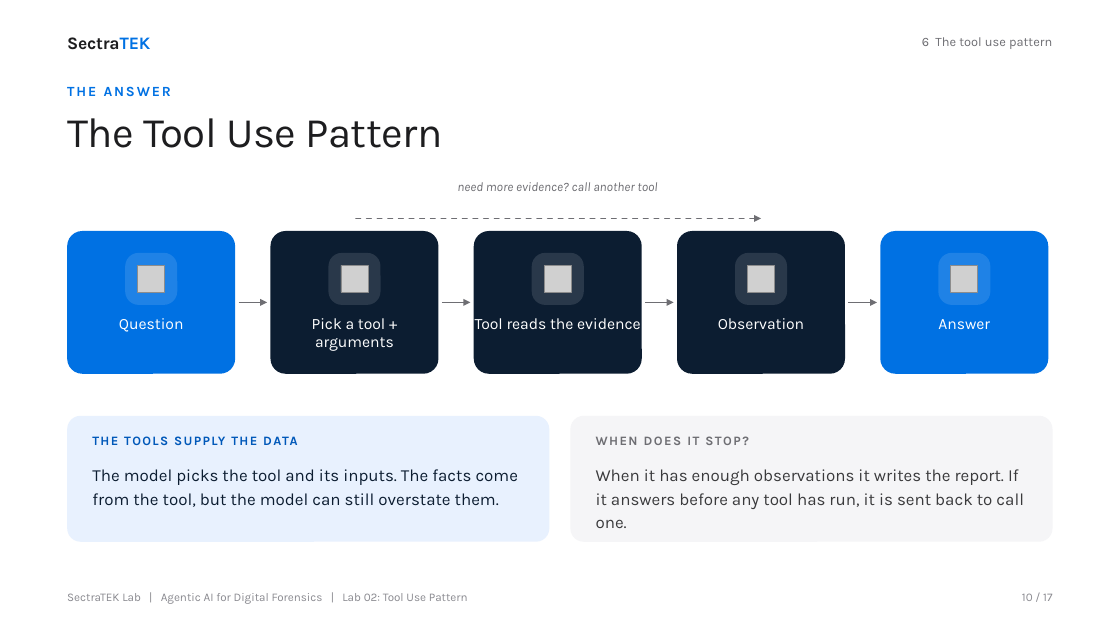
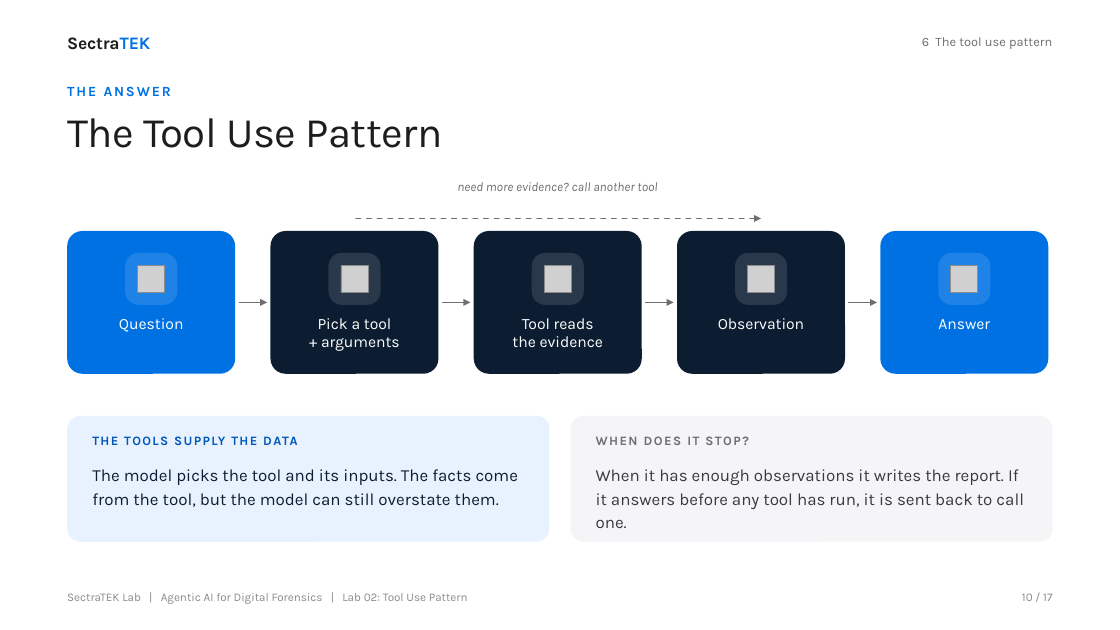
Before and after one commit to danjethh/sectratek-AI-Lab, a slide deck: slide 10 of lab02_tool_use_pattern/slides/SectraTEK_Lab02_ToolUse.pptx. Drawn at 1120x630 pixels with LibreOffice and Linux fonts; fonts in the diff are those of the drawing; grey boxes stand for pictures. Boxes give left, top, right and bottom in pixels: in the first picture for what was removed or moved away, otherwise in the second. Text is boxed around its words. In the diff, an @@ line names an element or a change of style, - is before the commit and + after.

```diff
--- a/lab02_tool_use_pattern/slides/SectraTEK_Lab02_ToolUse.pptx
+++ b/lab02_tool_use_pattern/slides/SectraTEK_Lab02_ToolUse.pptx
@@ text at <box>318,318,400,351</box>: text changed @@
-Pick a tool + arguments
+Pick a tool
++ arguments
@@ text at <box>512,318,604,347</box>: text changed @@
-Tool reads the evidence
+Tool reads
+the evidence
```
Also in this commit, not shown: 15 other files.
